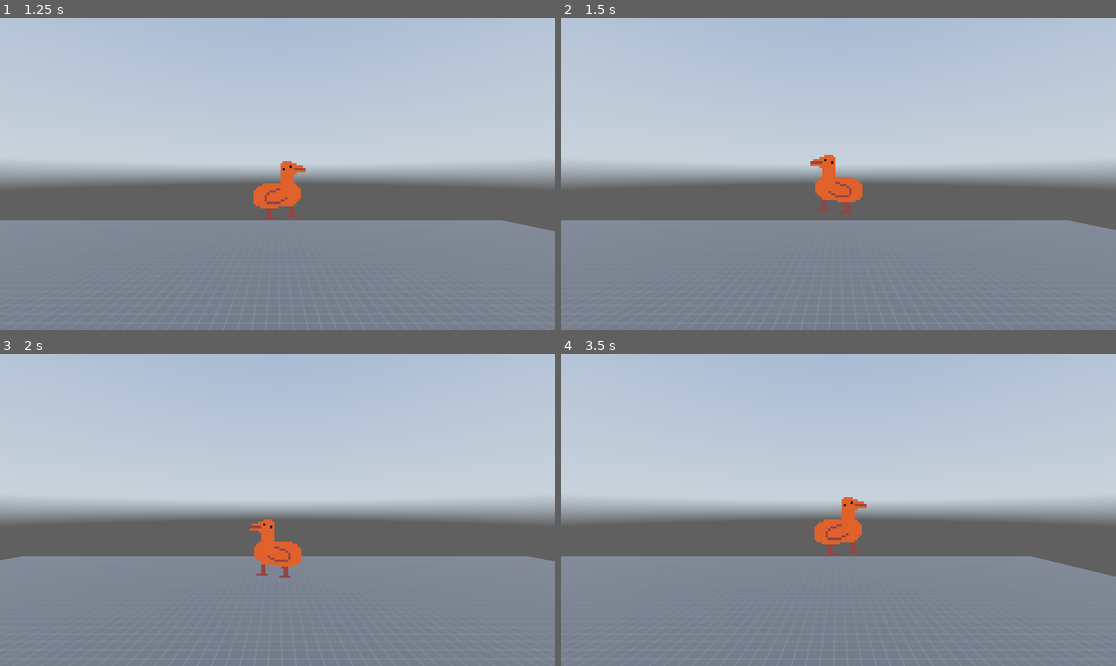
Above: before the commit, frames 1-4 (two rows, left to right).
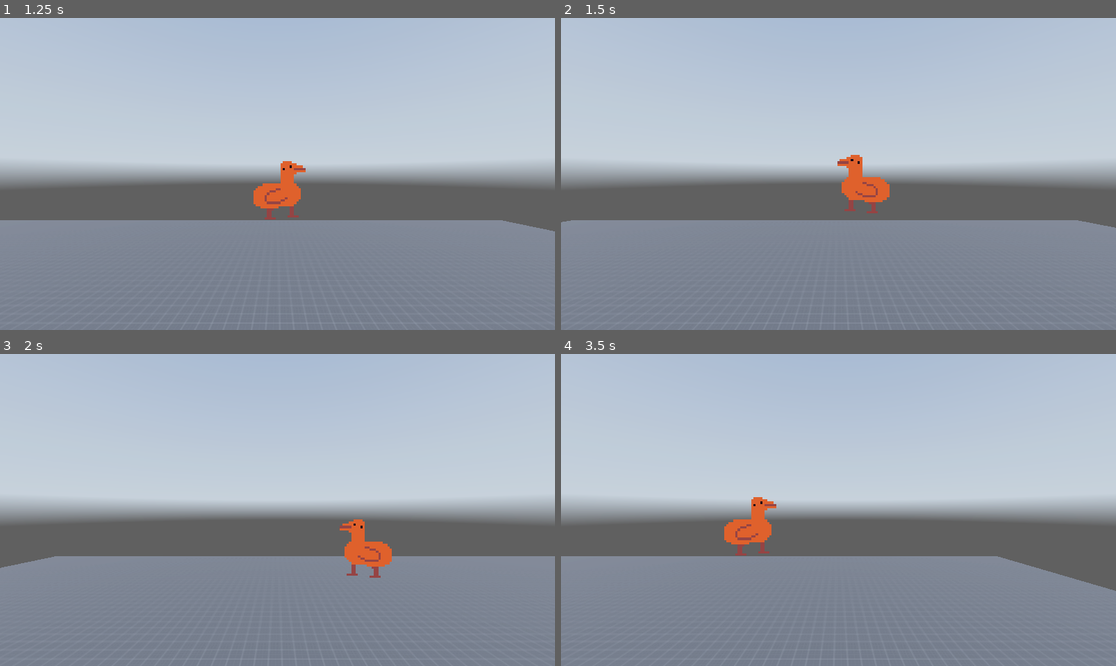
Above: after the commit, the same moments.

Repository: Shuflduf/Orange-Goose-Game
Game: Godot game, scene res://world.tscn
Two runs of this game, one before a commit and one after it. Both use one fixed random seed, a clock stepped at 60 frames per second and the inputs below. A sky picture missing from this copy of the repository is replaced by a grey-blue gradient.
Inputs:
- Up to frame 1 (1.25 s): tap Enter at 0.5 s; hold Right (right) from 0.53 s (still down); tap Space (jump) at 0.6, 0.77, 1.07 s
- Up to frame 2 (1.5 s): release Right (right) at 1.28 s; hold Left (left) from 1.28 s (still down); tap Space (jump) at 1.35 s
- Up to frame 3 (2 s): keep holding Left (left); tap Space (jump) at 1.52, 1.82 s
- Up to frame 4 (3.5 s): release Left (left) at 2.03 s; hold Right (right) from 2.03 s (still down); tap Space (jump) at 2.1, 2.85, 3.02, 3.32 s

Frame 1 is identical in both runs. In frame 2, 1.4% of the frame differs, in the area x 0-100%, y 43-68%; in frame 3, 2.0%; in frame 4, 2.5%, in the area x 29-100%, y 45-76%.

Commit message:
camera looksahead

Diff:
--- a/player.gd
+++ b/player.gd
@@ -3,27 +3,36 @@
 @onready var camera: Camera3D = $Camera3D
 @onready var sprite: Sprite3D = $Sprite3D
 
-@export var SPEED = 5.0
-@export var JUMP_VELOCITY = 8.5
+@export var speed = 5.0
+@export var jump_height = 8.5
+@export var lookahead = 4
 
 var gravity: float = ProjectSettings.get_setting("physics/3d/default_gravity")
+var camera_x_offset: float
 
 func _physics_process(delta: float) -> void:
-	camera.position.x = position.x
+	camera.position.x = position.x + camera_x_offset
 
 	if not is_on_floor():
 		velocity.y -= gravity * delta
 
 
 	if Input.is_action_just_pressed("jump") and is_on_floor():
-		velocity.y = JUMP_VELOCITY
+		velocity.y = jump_height
 
 	var input_dir := Input.get_axis("left", "right")
 	var direction := (transform.basis * Vector3(input_dir, 0, 0)).normalized()
 	if direction:
-		sprite.flip_h = true if input_dir < 0 else false
-		velocity.x = direction.x * SPEED
+		change_dir_left(input_dir < 0)
+		velocity.x = direction.x * speed
 	else:
-		velocity.x = move_toward(velocity.x, 0, SPEED)
+		velocity.x = move_toward(velocity.x, 0, speed)
 
 	move_and_slide()
+
+func change_dir_left(dir):
+	if sprite.flip_h != dir:
+		var mult = -1 if dir else 1
+		var tween = get_tree().create_tween().set_trans(Tween.TRANS_SINE).set_ease(Tween.EASE_IN_OUT)
+		tween.tween_property(self, "camera_x_offset", lookahead * mult, 0.5)
+	sprite.flip_h = dir
